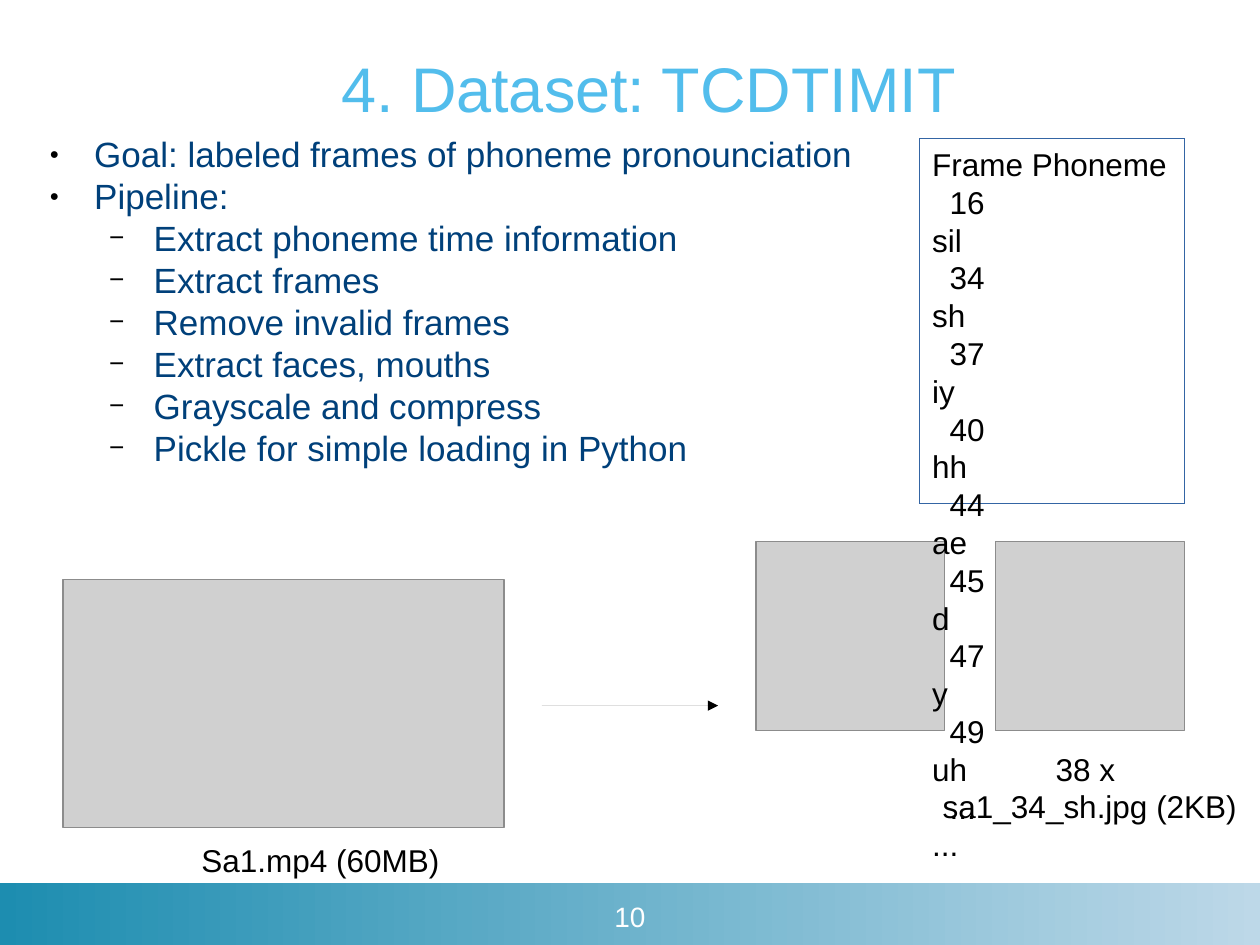
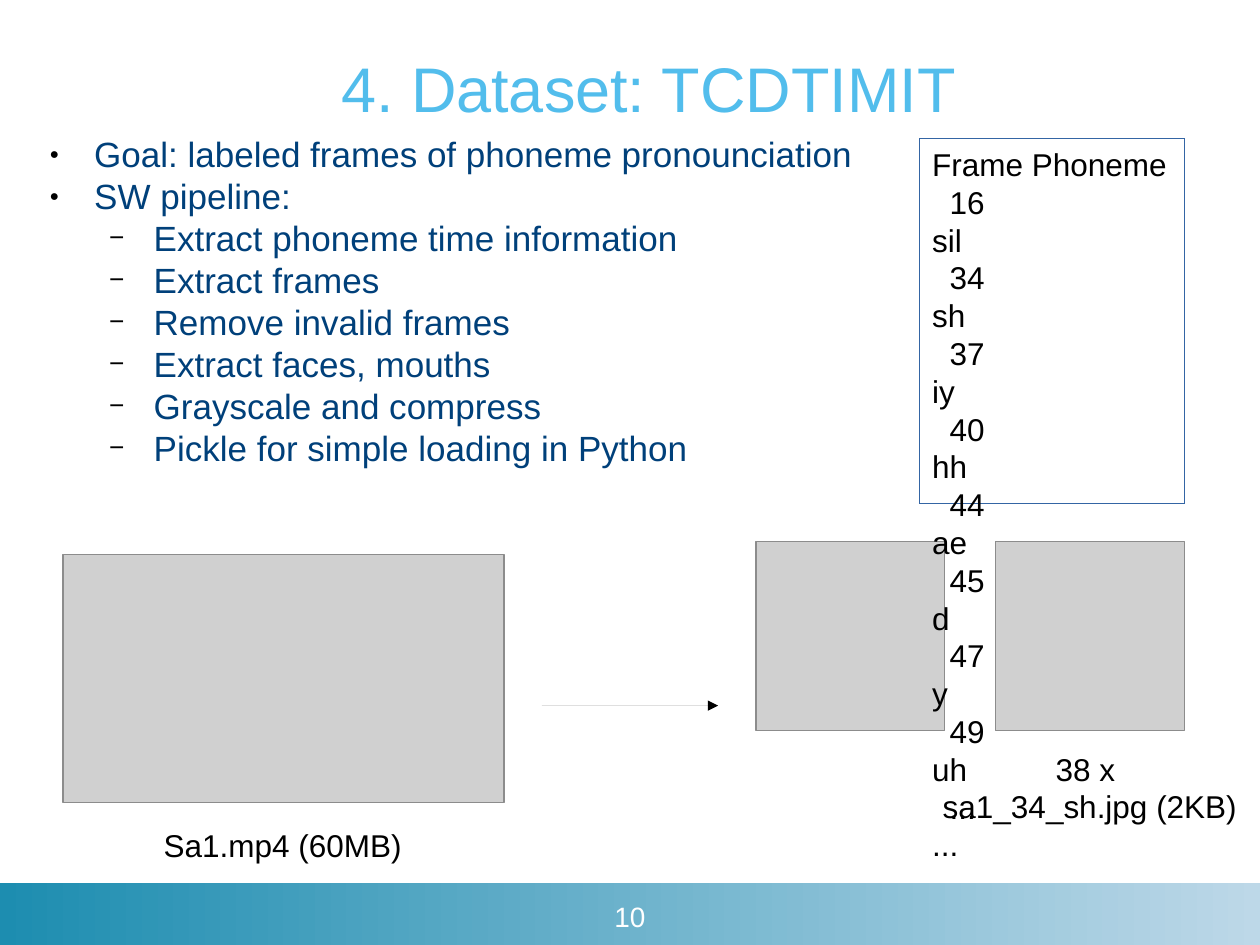
Before and after one commit to matthijsvk/convNets, a slide deck: slide 10 of report/tussentijdse/convNetsSR21dec2017.pptx. Drawn at 1260x945 pixels with LibreOffice and Linux fonts; fonts in the diff are those of the drawing; grey boxes stand for pictures; background and template pictures are left out. Boxes give left, top, right and bottom in pixels: in the first picture for what was removed or moved away, otherwise in the second. Text is boxed around its words. In the diff, an @@ line names an element or a change of style, - is before the commit and + after.

```diff
--- a/report/tussentijdse/convNetsSR21dec2017.pptx
+++ b/report/tussentijdse/convNetsSR21dec2017.pptx
@@ text at box(94, 183, 290, 216): text changed @@
-● Pipeline:
+● SW pipeline:
@@ picture: place and size @@
-picture at box(63, 580, 504, 828)
+picture at box(63, 554, 504, 803)
@@ text "Sa1.mp4 (60MB)": place and size @@
-text "Sa1.mp4 (60MB)" at box(201, 849, 439, 878)
+text "Sa1.mp4 (60MB)" at box(164, 834, 401, 863)
```
Also in this commit, not shown: 8 other slides changed, 3 slides added, 33 other files.
